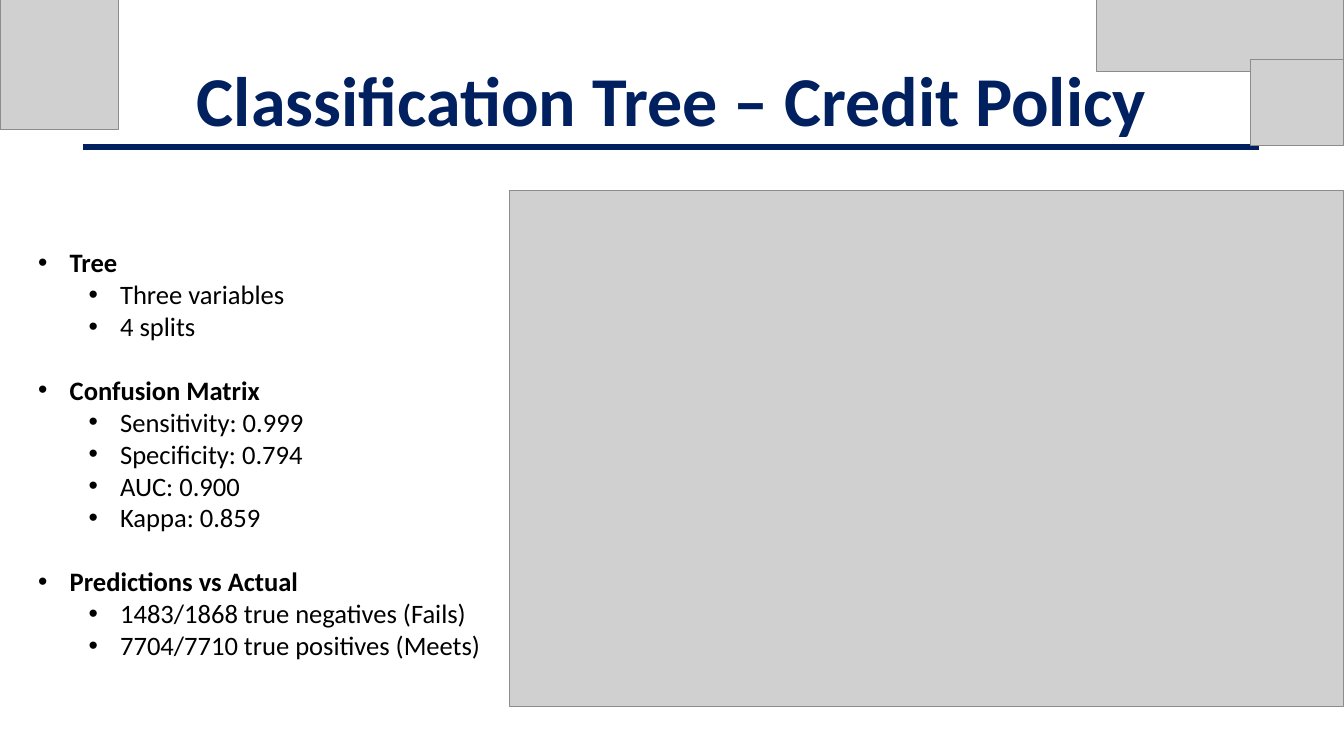
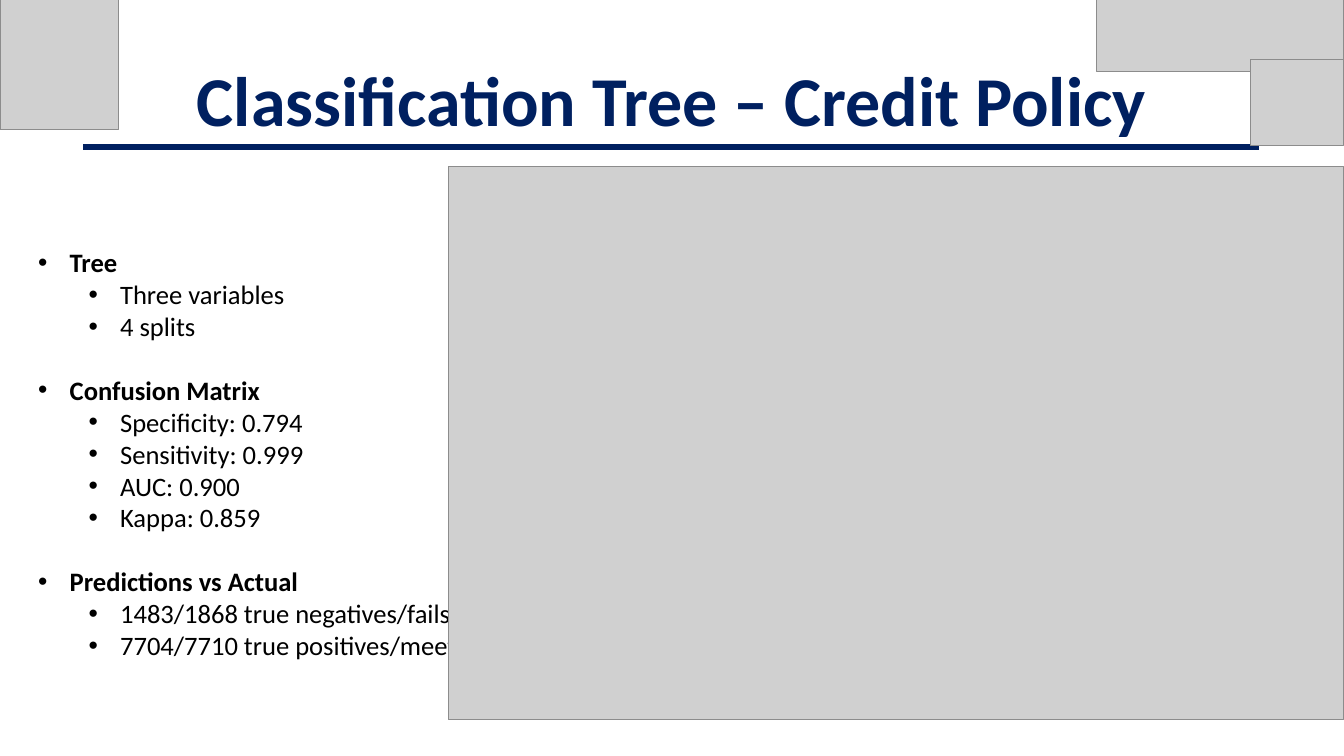
Before and after one commit to jschild01/JMB_DATS_6101, a slide deck: slide 23 of Project2/EDA_LendingClub_Slides - Project 2.pptx. Drawn at 1344x756 pixels with LibreOffice and Linux fonts; fonts in the diff are those of the drawing; grey boxes stand for pictures. Boxes give left, top, right and bottom in pixels: in the first picture for what was removed or moved away, otherwise in the second. Text is boxed around its words. In the diff, an @@ line names an element or a change of style, - is before the commit and + after.

```diff
--- a/Project2/EDA_LendingClub_Slides - Project 2.pptx
+++ b/Project2/EDA_LendingClub_Slides - Project 2.pptx
@@ picture resized from (x1=510, y1=191, x2=1344, y2=706) to (x1=449, y1=166, x2=1344, y2=720) @@
@@ text at (x1=120, y1=413, x2=303, y2=437): paragraph added @@
+  • Specificity: 0.794
@@ text at (x1=120, y1=445, x2=303, y2=469): paragraph removed @@
-  • Specificity: 0.794
@@ text at (x1=120, y1=601, x2=466, y2=661): text changed @@
-  • 1483/1868 true negatives (Fails)
-  • 7704/7710 true positives (Meets)
+  • 1483/1868 true negatives/fails
+  • 7704/7710 true positives/meets
```
Also in this commit, not shown: 10 other slides changed, 2 other files.
